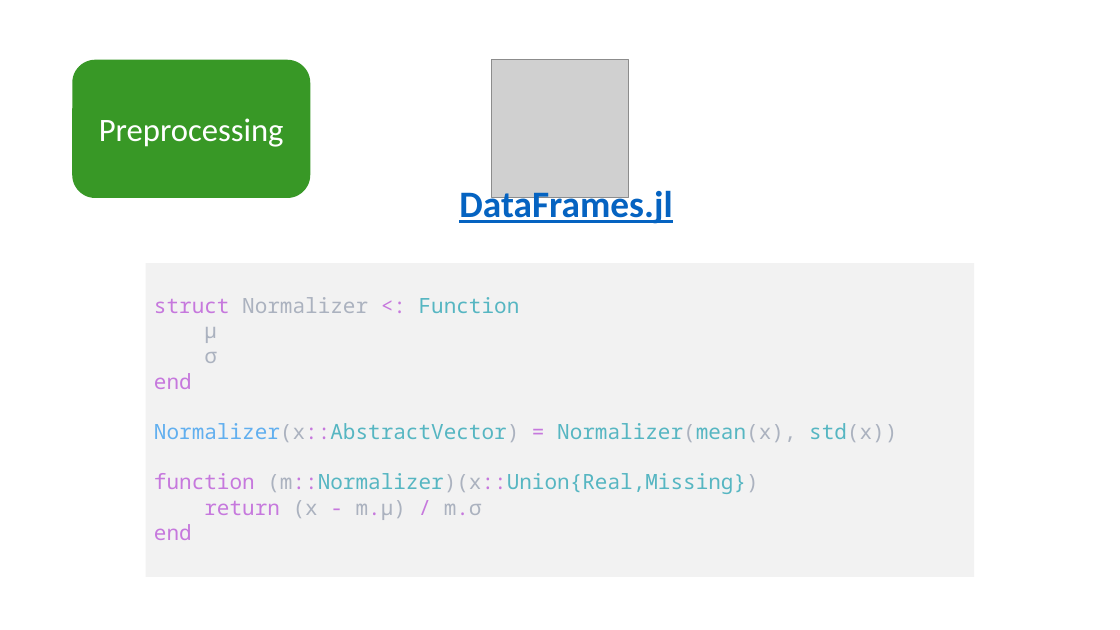
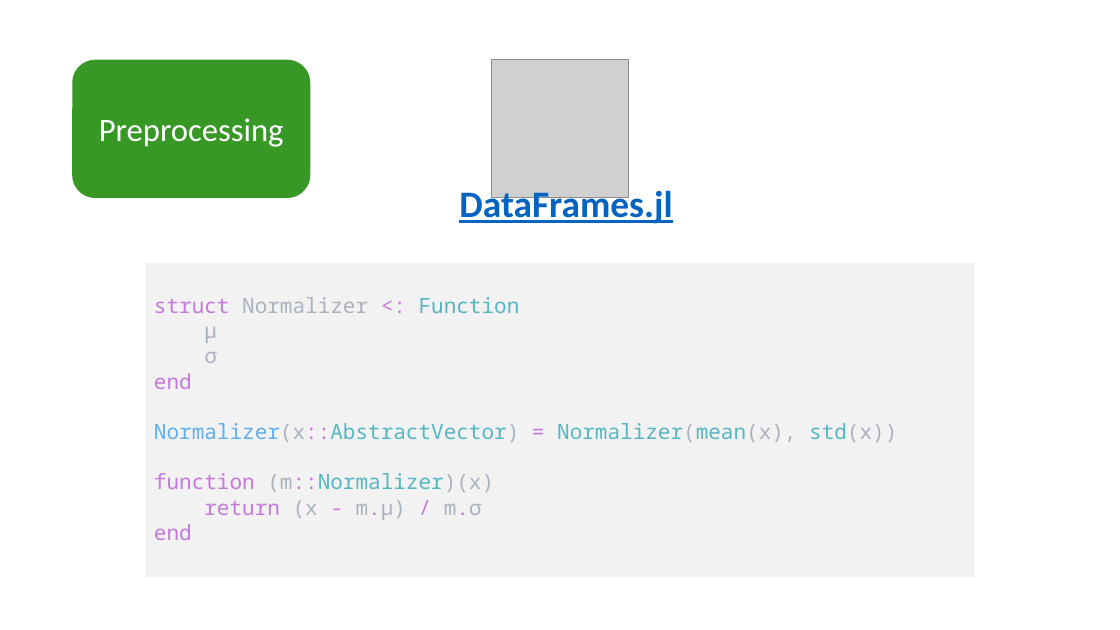
Before and after one commit to JuliaComputing/ScoringEngineDemo.jl, a slide deck: slide 7 of webinar-2022-02-15.pptx (slide 6 before the commit). Drawn at 1120x630 pixels with LibreOffice and Linux fonts; fonts in the diff are those of the drawing; grey boxes stand for pictures. Boxes give left, top, right and bottom in pixels: in the first picture for what was removed or moved away, otherwise in the second. Text is boxed around its words. In the diff, an @@ line names an element or a change of style, - is before the commit and + after.

```diff
--- a/webinar-2022-02-15.pptx
+++ b/webinar-2022-02-15.pptx
@@ text in rectangle at box(154, 473, 494, 492): text changed; text colour #56B6C2 to #C678DD @@
-function (m::Normalizer)(x::Union{Real,Missing})
+function (m::Normalizer)(x)
```
Also in this commit, not shown: 4 other slides changed, 5 slides added, 1 slide removed, 1 other file.
